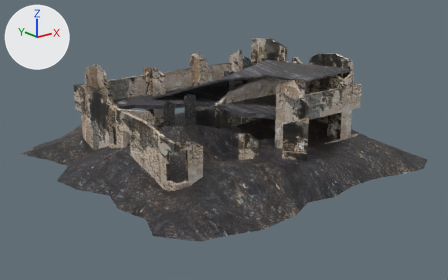
What one commit did to the FBX model src/FieldWarning/Assets/Buildings/Haus/Mesh/large_haus_ruins.fbx.
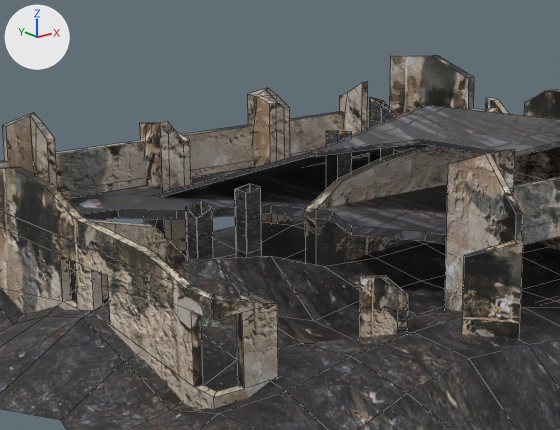
There are two pictures of each version: one whole from a camera (50 mm lens) standing at (-0.298, -0.38, 0.16) and looking at (-0.006, -0.015, 0.014), one close up on the part from 19% to 72% of the width and 5% to 71% of the height. Arrows for +X, +Y and +Z are at upper left; the lights stay in place. The close-ups show mesh edges as thin lines. Objects named as collision shapes, trigger or cutter boxes, shadow casters or lower levels of detail are left out. Where no turn or scale is listed for an object, it has been applied to the vertices. Vertices at the same position are counted once.

In view in the first close-up: 'large_haus_ruins_LOD0'.
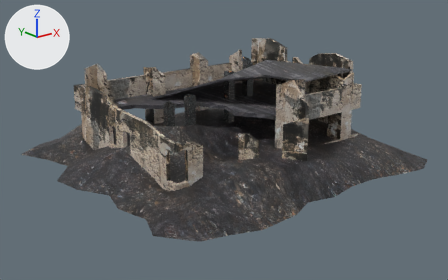
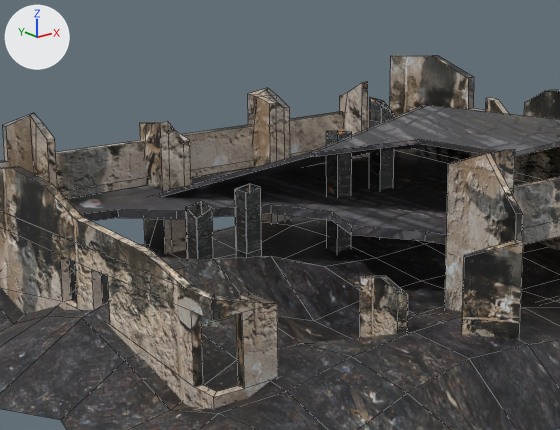
What differs and where, as boxes [x1, y1, x2, y2] in the close-ups (560 x 430 px):
part 1 of me_mesh, deleted: before [305, 108, 498, 265]
part 2 of me_mesh, deleted: before [88, 219, 188, 301]

The change, as a list of edits to the scene's bpy script:
```text
Change me_mesh:
    where me_mesh.from_pydata(...)  # 644 vertices, 489 faces; spans x -0.127..0.127, y -0.127..0.127, z -0.046..0.034
    used by ob_large_haus_ruins_lod0; location = (-0.0047, -0.006, 0.0458)
    me_mesh part 1: the loose piece of 14 vertices spanning x 0.003..0.093, y 0.005..0.008, z -0.046..0.018 is deleted
    me_mesh part 2: the loose piece of 10 vertices spanning x -0.082..-0.041, y 0.005..0.008, z -0.046..0.003 is deleted
```
